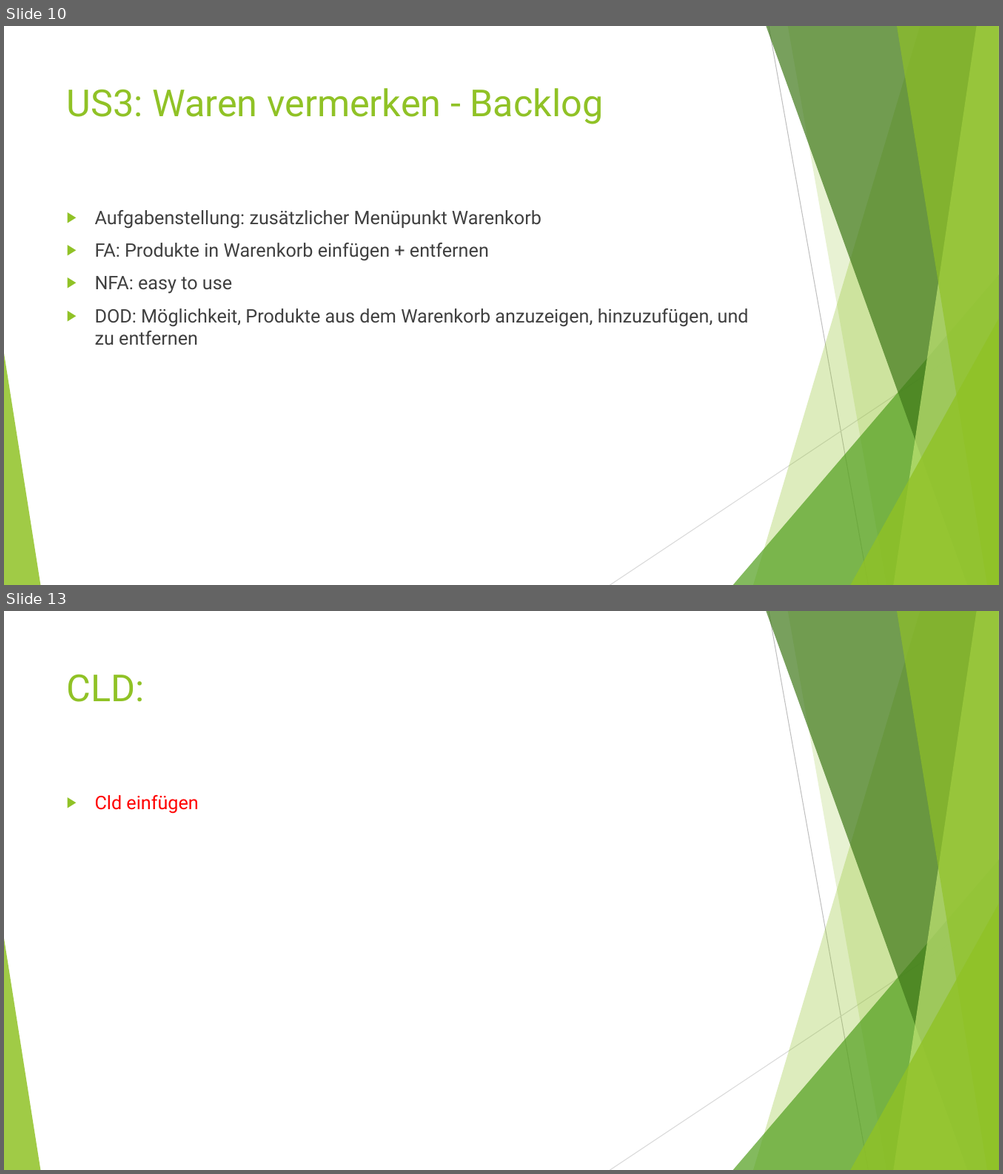
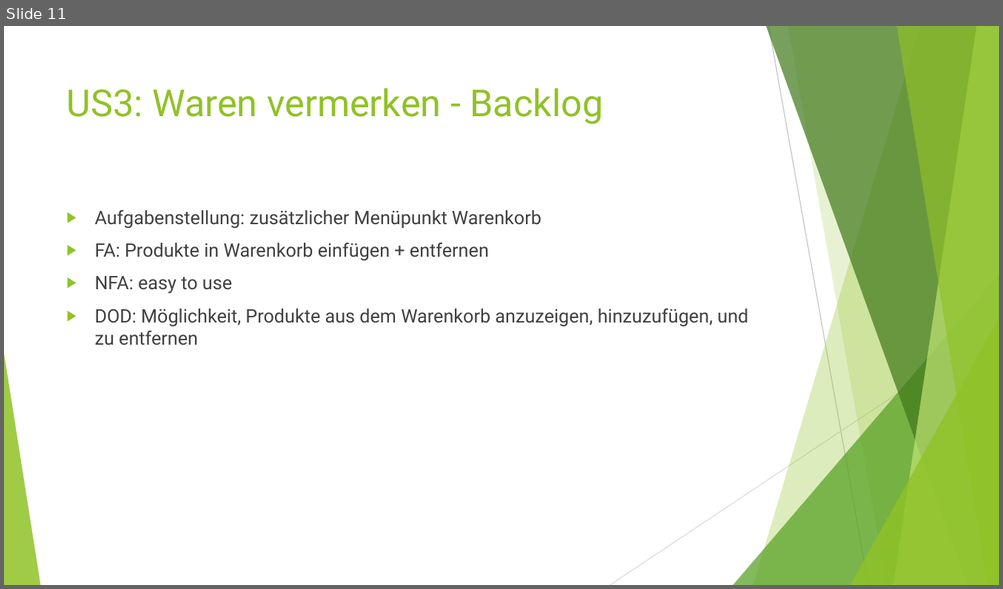
Before and after one commit to Grisdoff/Planet.Shop, a slide deck: Organisatorisches/Presentations/Presentation_WS.pptx. Shown one above the other, each under a label of ours: slides 10 and 13 before the commit, slide 11 after it; the slides between them are not shown. The pictures are 1003x1174 and 1003x589 pixels, drawn with LibreOffice and Linux fonts; fonts in the diff are those of the drawing. Boxes give left, top, right and bottom in pixels: in the first picture for what was removed or moved away, otherwise in the second. Text is boxed around its words. In the diff, an @@ line names an element or a change of style, - is before the commit and + after.

```diff
--- a/Organisatorisches/Presentations/Presentation_WS.pptx
+++ b/Organisatorisches/Presentations/Presentation_WS.pptx
@@ slide 13 removed at (x1=4, y1=611, x2=999, y2=1170), background #FFFFFF; not listed: 10 template elements that a slide beside it also shows @@
@@ title removed at (x1=67, y1=674, x2=145, y2=702) @@
-CLD:
@@ text removed at (x1=95, y1=795, x2=198, y2=814) @@
-▶ Cld einfügen
@@ what was slide 10 is now slide 11 @@
```
Also in this commit, not shown: 8 slides changed, 3 slides added.
